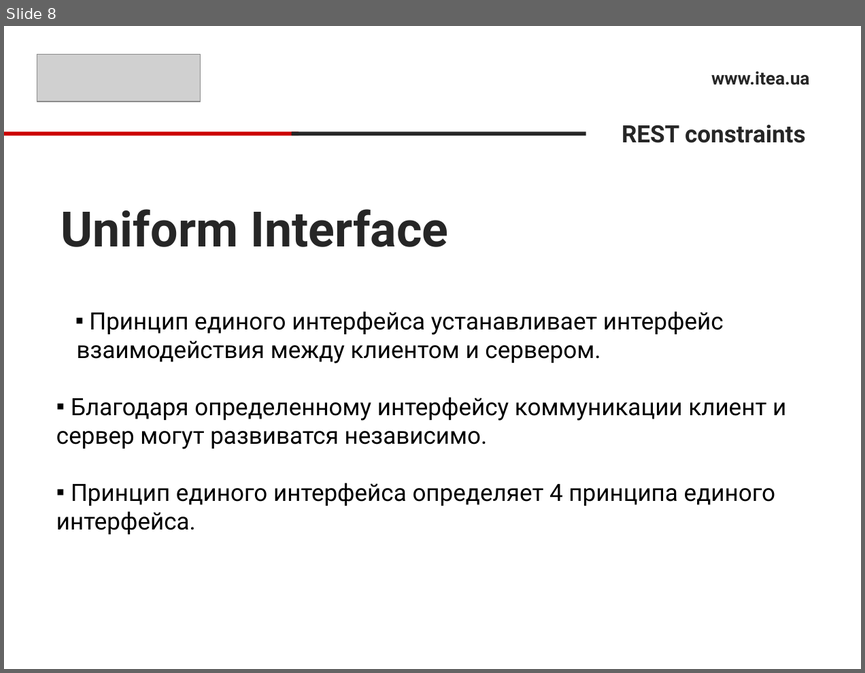
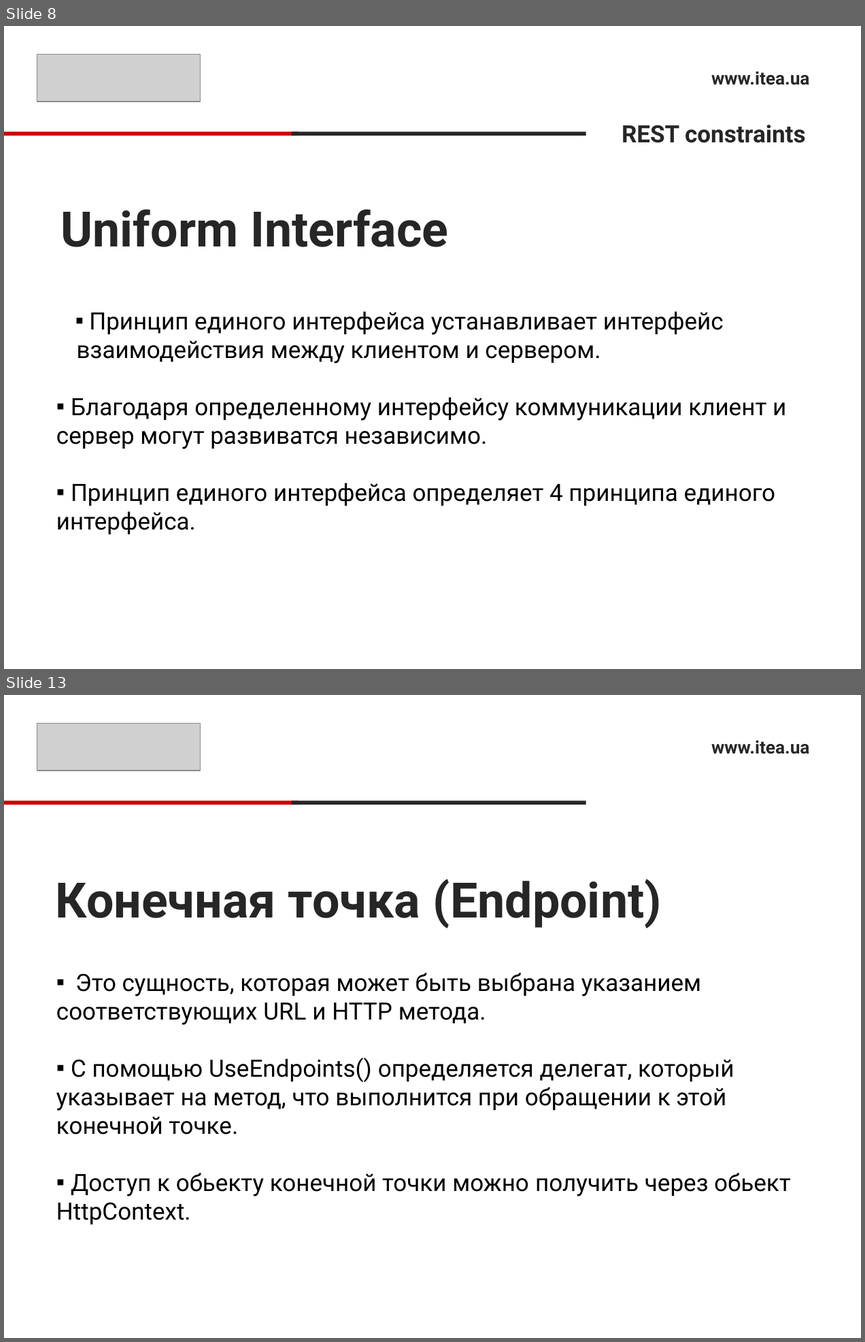
Before and after one commit to sonnov/NetCore, a slide deck: 5.Controller/Controller.pptx. Shown one above the other, each under a label of ours: slide 8 before the commit, slides 8 and 13 after it; the slides between them are not shown. The pictures are 865x673 and 865x1342 pixels, drawn with LibreOffice and Linux fonts; fonts in the diff are those of the drawing; grey boxes stand for pictures. Boxes give left, top, right and bottom in pixels: in the first picture for what was removed or moved away, otherwise in the second. Text is boxed around its words. In the diff, an @@ line names an element or a change of style, - is before the commit and + after.

```diff
--- a/5.Controller/Controller.pptx
+++ b/5.Controller/Controller.pptx
@@ slide 13 added at <box>4,695,861,1338</box>, background #FFFFFF @@
@@ picture added at <box>37,724,201,770</box> @@
@@ text added at <box>711,740,809,754</box>, 15 pt, text #262626, bold @@
+www.itea.ua
@@ rectangle added at <box>4,800,298,804</box>, fill #CC0000 @@
@@ rectangle added at <box>291,800,586,804</box>, fill #262626 @@
@@ title added at <box>56,879,662,928</box>, 41 pt, text #262626, bold @@
+Конечная точка (Endpoint)
@@ text added at <box>56,972,790,1224</box>, 20 pt, text #000000 @@
+▪ Это сущность, которая может быть выбрана указанием соответствующих URL и HTTP метода.
+▪ С помощью UseEndpoints() определяется делегат, который указывает на метод, что выполнится при обращении к этой конечной точке.
+▪ Доступ к обьекту конечной точки можно получить через обьект HttpContext.
```
Also in this commit, not shown: 1 slide changed, 6 other slides added, 9 slides removed.
